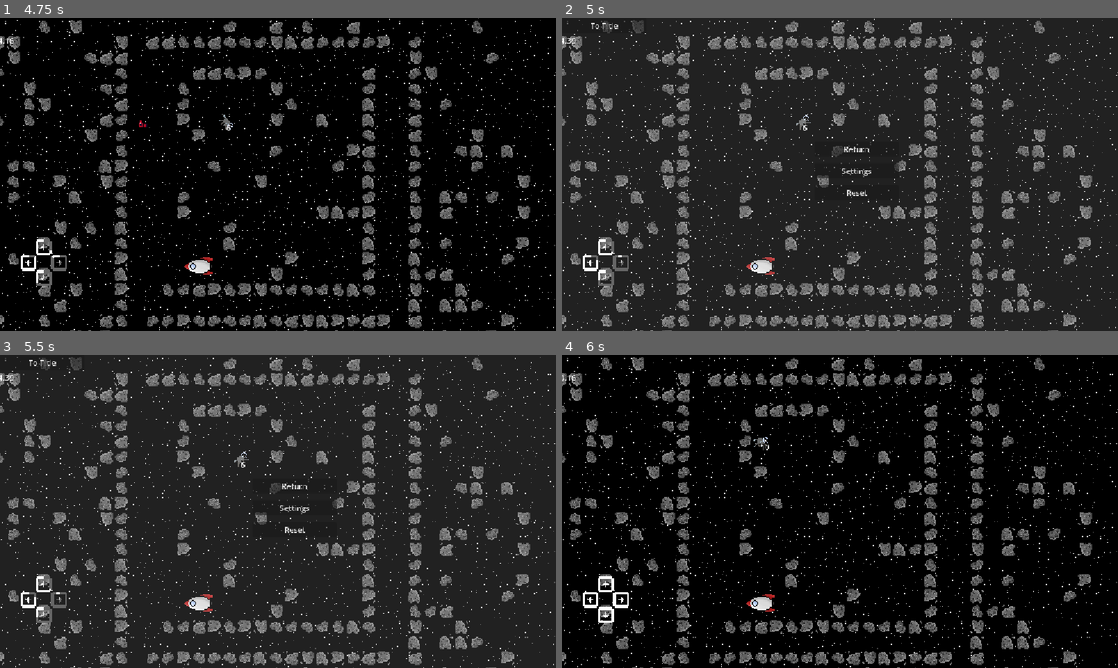
Above: before the commit, frames 1-4 (two rows, left to right).
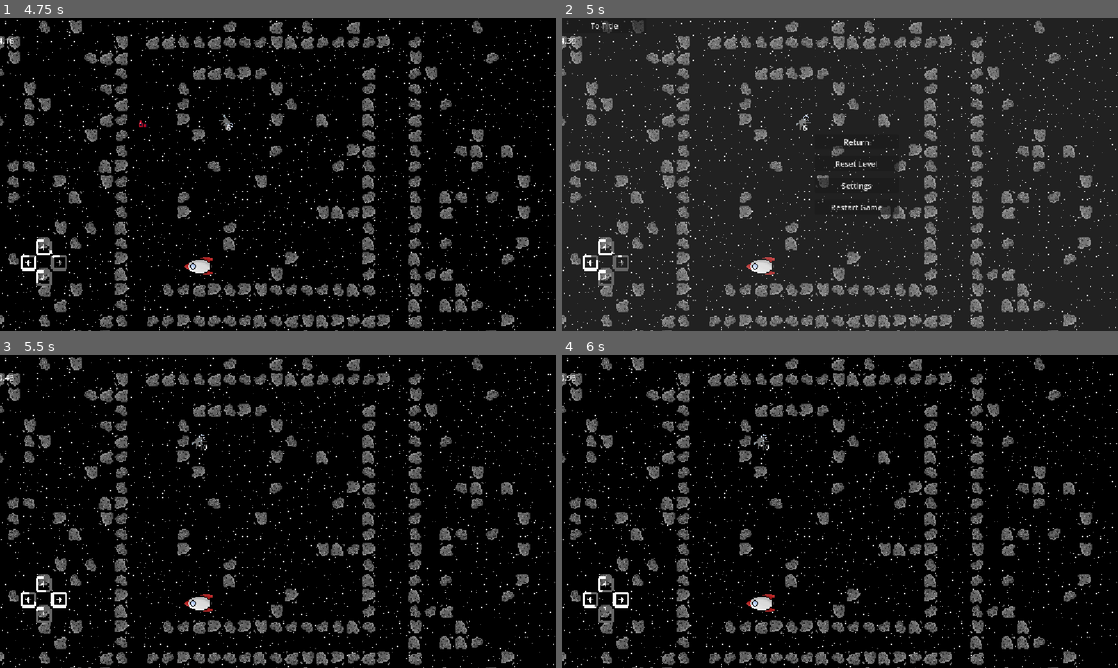
Above: after the commit, the same moments.

Repository: rsburke4/gmtk2026
Game: Godot game, scene res://scenes/title_screen.tscn
Two runs of this game, one before a commit and one after it. Both use one fixed random seed, a clock stepped at 60 frames per second and the inputs below.
Inputs (mouse positions are in pixels of both pictures, inside the frame that each line leads up to):
- Up to frame 1 (4.75 s): click "Play" at 0.5 s; tap Enter at 1.25, 2.75 s; hold Right (move_right) 1.28-2.03 s; tap Space at 2, 3.5 s; hold Down (move_down) 2.03-2.78 s; hold Right (move_right) 2.78-3.53 s; hold W (move_up) 3.53-4.28 s; hold A (move_left) from 4.28 s (still down)
- Up to frame 2 (5 s): keep holding A (move_left); tap Escape (pause) at 4.9 s
- Up to frame 3 (5.5 s): release A (move_left) at 5 s; click (294, 502) at 5 s, where only the run after the commit has a clickable "Reset Level"
- Up to frame 4 (6 s): click (856, 530) at 5.75 s, where only the run before the commit has a clickable "Reset"

Frame 1 is identical in both runs. In frame 2, 0.6% of the frame differs, in the area x 45-61%, y 37-63%; in frame 3, 89%, in the area x 0-100%, y 0-100%; in frame 4, 0.2%.

Commit message:
Add reset level and retry level buttons

Diff:
--- a/scenes/MainScene.tscn
+++ b/scenes/MainScene.tscn
@@ -175,12 +175,17 @@
 layout_mode = 2
 text = "Next Level"
 
+[node name="RetryLevelButton" type="Button" parent="WinScreen/Control/VBoxContainer" unique_id=1297891224]
+layout_mode = 2
+text = "Retry Level"
+
 [node name="TitleButton" type="Button" parent="WinScreen/Control" unique_id=15840928]
 layout_mode = 1
 offset_right = 175.0
 offset_bottom = 31.0
 text = "To Title"
 
+[connection signal="resetLevelSignal" from="PauseScreen/Pause" to="." method="_on_pause_reset_level_signal"]
 [connection signal="resetSignal" from="PauseScreen/Pause" to="PauseScreen" method="_on_pause_reset_signal"]
 [connection signal="returnToGame" from="PauseScreen/Pause" to="PauseScreen" method="_on_pause_return_to_game"]
 [connection signal="settingsSignal" from="PauseScreen/Pause" to="PauseScreen/Settings" method="_on_pause_settings_signal"]
@@ -188,3 +193,4 @@
 [connection signal="bump" from="Player" to="Camera2D" method="_on_player_bump"]
 [connection signal="died" from="Player" to="Camera2D" method="_on_player_died"]
 [connection signal="button_up" from="WinScreen/Control/VBoxContainer/NextLevelButton" to="." method="_on_next_level_button_button_up"]
+[connection signal="button_up" from="WinScreen/Control/VBoxContainer/RetryLevelButton" to="." method="_on_retry_level_button_button_up"]
--- a/scenes/Pause.tscn
+++ b/scenes/Pause.tscn
@@ -38,6 +38,10 @@
 layout_mode = 2
 text = "Return"
 
+[node name="ResetLevelButton" type="Button" parent="Control/VBoxContainer" unique_id=1190952064]
+layout_mode = 2
+text = "Reset Level"
+
 [node name="SettingsButton" type="Button" parent="Control/VBoxContainer" unique_id=953767446]
 layout_mode = 2
 text = "Settings
@@ -45,7 +49,7 @@
 
 [node name="ResetButton" type="Button" parent="Control/VBoxContainer" unique_id=673456504]
 layout_mode = 2
-text = "Reset"
+text = "Restart Game"
 
 [node name="TitleButton" type="Button" parent="Control" unique_id=90165150]
 layout_mode = 1
@@ -54,6 +58,7 @@
 text = "To Title"
 
 [connection signal="button_up" from="Control/VBoxContainer/ReturnButton" to="." method="_on_return_button_button_up"]
+[connection signal="button_up" from="Control/VBoxContainer/ResetLevelButton" to="." method="_on_reset_button_2_button_up"]
 [connection signal="button_up" from="Control/VBoxContainer/SettingsButton" to="." method="_on_settings_button_button_up"]
 [connection signal="button_up" from="Control/VBoxContainer/ResetButton" to="." method="_on_reset_button_button_up"]
 [connection signal="button_up" from="Control/TitleButton" to="." method="_on_title_button_button_up"]
--- a/scenes/win.tscn
+++ b/scenes/win.tscn
@@ -1,7 +1,8 @@
 [gd_scene format=3 uid="uid://03hpvid1k3dg"]
 
 [ext_resource type="FontFile" uid="uid://xcioku6weti7" path="res://assets/fonts/Singsong.otf" id="1_r4oei"]
-[ext_resource type="Script" uid="uid://c7kxegi8125xw" path="res://scripts/winButton.gd" id="2_826fv"]
+[ext_resource type="Script" uid="uid://c1foc3gq8sah6" path="res://scripts/winButton.gd" id="2_826fv"]
+[ext_resource type="AudioStream" uid="uid://duqsix5qg87rk" path="res://assets/audio/sfx/trumpet_win.mp3" id="3_iiocm"]
 
 [sub_resource type="Curve" id="Curve_826fv"]
 _limits = [-1.0, 1.0, 0.0, 1.0]
@@ -74,4 +75,9 @@
 text = "Return To Title"
 script = ExtResource("2_826fv")
 
+[node name="AudioStreamPlayer2D" type="AudioStreamPlayer2D" parent="." unique_id=1390196108]
+stream = ExtResource("3_iiocm")
+autoplay = true
+bus = &"SFX"
+
 [connection signal="button_up" from="CanvasLayer/Button" to="CanvasLayer/Button" method="_on_button_up"]
--- a/scripts/main_scene.gd
+++ b/scripts/main_scene.gd
@@ -7,6 +7,7 @@
 @onready var player: Player = $Player
 @onready var camera: Camera2D = $Camera2D
 @onready var label: Label = $Label
+@onready var pause_screen: PauseScreen = $PauseScreen
 @onready var win_screen: WinScreen = $WinScreen
 var is_stopped := false
 var time_elapsed := 0.0
@@ -46,12 +47,24 @@
 	level_index += 1
 	load_level(level_index)
 
+func reset_level():
+	player.reset()
+	load_level(level_index)
+
 func win():
 	win_screen.show()
 	win_screen.winSet(true)
-
 
 func _on_next_level_button_button_up() -> void:
 	win_screen.winSet(false)
 	win_screen.hide()
 	next_level()
+
+func _on_pause_reset_level_signal() -> void:
+	reset_level()
+	pause_screen.togglePause()
+
+
+func _on_retry_level_button_button_up() -> void:
+	reset_level()
+	win_screen.toggleWin()
--- a/scripts/pauseHandler.gd
+++ b/scripts/pauseHandler.gd
@@ -3,6 +3,7 @@
 signal returnToGame
 signal settingsSignal
 signal resetSignal
+signal resetLevelSignal
 
 # Called when the node enters the scene tree for the first time.
 func _ready() -> void:
@@ -33,3 +34,7 @@
 func _on_title_button_button_up() -> void:
 	get_tree().paused = false
 	get_tree().change_scene_to_file("res://scenes/title_screen.tscn")
+
+
+func _on_reset_button_2_button_up() -> void:
+	resetLevelSignal.emit()
--- a/scripts/pause_screen.gd
+++ b/scripts/pause_screen.gd
@@ -1,4 +1,5 @@
 extends CanvasLayer
+class_name PauseScreen
 
 var child
 
Not shown, added: assets/audio/sfx/trumpet_win.mp3.import
Not shown, added: assets/audio/sfx/trumpet_win.mp3
